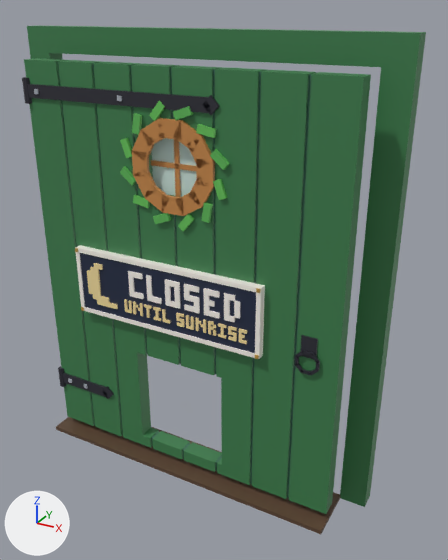
A saved change to the FBX model assets/cat-cafe/exports/CatCafe_Door_GardenGate_Back.fbx.
One viewpoint serves both versions: a camera (50 mm lens) standing at (0.0539, -0.0828, 0.0825) and looking at (0.0058, 0.0045, 0.0389). Lighting does not change. The marker at lower left points along +X, +Y and +Z. The picture after the commit comes second. Where no turn or scale is listed for an object, it has been applied to the vertices.

The first picture shows 'CatCafe_Door_GardenGate_Back', 'CatCafe_Door_GardenGate_Back_Leaf', 'CatCafe_Door_GardenGate_Back_Leaf_Glass', 'CatCafe_Door_GardenGate_Back_Sign', 'CatCafe_Door_GardenGate_Back_Sign_Bulb'.
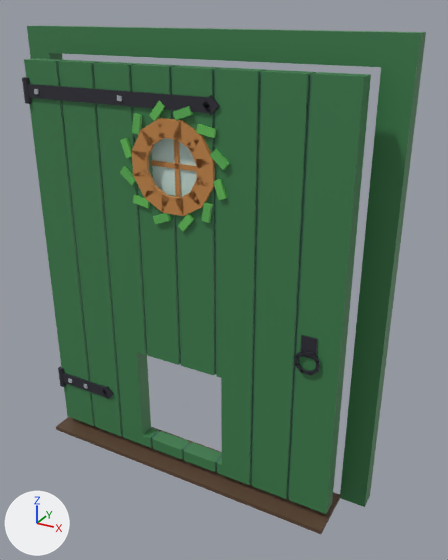
Changed parts and their boxes [x1, y1, x2, y2] in the pictures (448 x 560 px):
```json
{"object": "CatCafe_Door_GardenGate_Back_Sign", "change": "deleted", "before": [75, 245, 265, 359]}
{"object": "CatCafe_Door_GardenGate_Back_Sign_Bulb", "change": "deleted", "before": [87, 263, 247, 344]}
```

The change, as JSON lines over the scene's bpy script:
```json
{"op": "remove", "block": "ob_catcafe_door_gardengate_back_sign_bulb", "code": ["ob_catcafe_door_gardengate_back_sign_bulb = bpy.data.objects.new('CatCafe_Door_GardenGate_Back_Sign_Bulb', me_catcafe_door_gardengate_back_sign_bulb)", "ob_catcafe_door_gardengate_back_sign_bulb.location = (-0.0288, -0.0022, 0.0)"]}
{"op": "remove", "block": "ob_catcafe_door_gardengate_back_sign", "code": ["ob_catcafe_door_gardengate_back_sign = bpy.data.objects.new('CatCafe_Door_GardenGate_Back_Sign', me_catcafe_door_gardengate_back_sign)", "ob_catcafe_door_gardengate_back_sign.location = (-0.0288, -0.0022, 0.0)"]}
```
